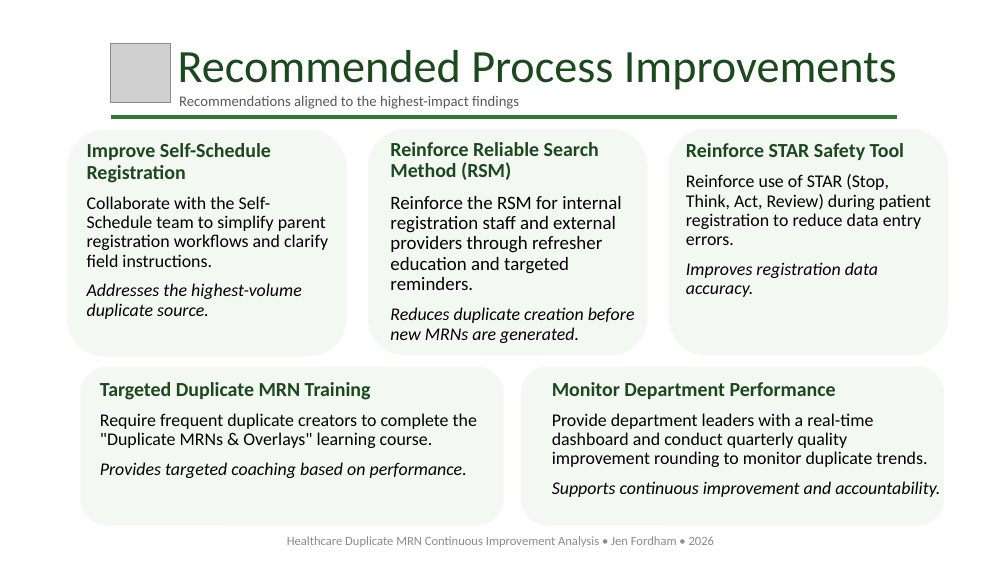
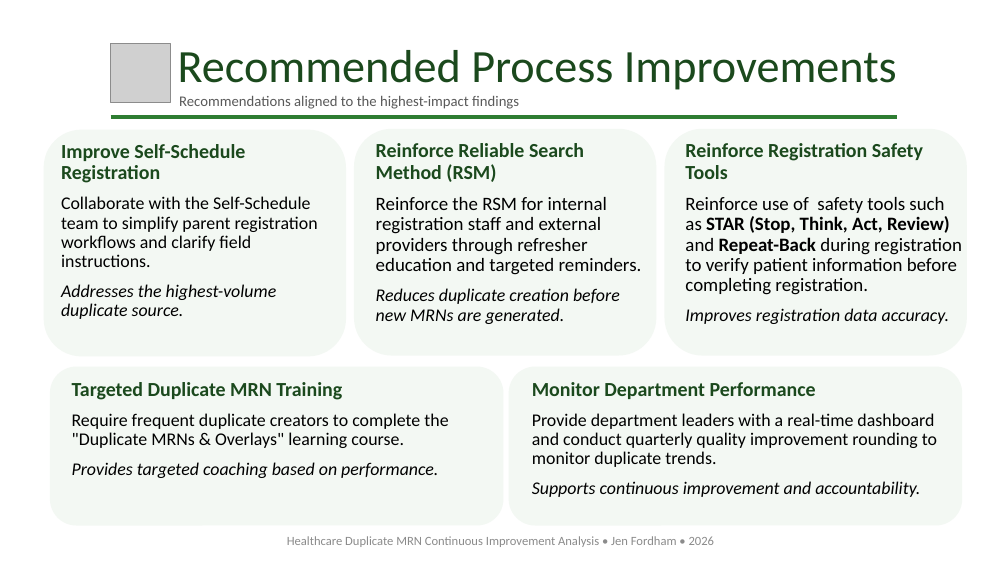
Before and after one commit to JenFordham/healthcare-duplicate-mrn-analysis, a slide deck: slide 7 of presentation/Healthcare Duplicate MRN Continuous Improvement Analysis.pptx. Drawn at 1008x567 pixels with LibreOffice and Linux fonts; fonts in the diff are those of the drawing; grey boxes stand for pictures. Boxes give left, top, right and bottom in pixels: in the first picture for what was removed or moved away, otherwise in the second. Text is boxed around its words. In the diff, an @@ line names an element or a change of style, - is before the commit and + after.

Commit message:
Updated presentation

```diff
--- a/presentation/Healthcare Duplicate MRN Continuous Improvement Analysis.pptx
+++ b/presentation/Healthcare Duplicate MRN Continuous Improvement Analysis.pptx
@@ rounded rectangle: place and size @@
-rounded rectangle at (67,130,347,357)
+rounded rectangle at (44,130,346,357)
@@ text "Improve Self-Schedule Registration" rewrapped from (87,143,328,319) to (61,144,318,319) @@
@@ rounded rectangle: place and size @@
-rounded rectangle at (368,129,648,355)
+rounded rectangle at (354,129,656,355)
@@ text "Reinforce Reliable Search Method (RSM)" rewrapped from (390,142,635,343) to (376,143,642,324) @@
@@ rounded rectangle: place and size @@
-rounded rectangle at (668,129,948,355)
+rounded rectangle at (665,129,967,355)
@@ text at (685,143,962,295): text changed; size 17 to 18 pt @@
-Reinforce STAR Safety Tool
-Reinforce use of STAR (Stop, Think, Act, Review) during patient registration to reduce data entry errors.
+Reinforce Registration Safety Tools
+Reinforce use of safety tools such as STAR (Stop, Think, Act, Review) and Repeat-Back during registration to verify patient information before completing registration.
@@ rounded rectangle: place and size @@
-rounded rectangle at (80,367,504,526)
+rounded rectangle at (50,367,504,526)
@@ text "Targeted Duplicate MRN Training": place and size @@
-text "Targeted Duplicate MRN Training" at (100,382,477,478)
+text "Targeted Duplicate MRN Training" at (72,382,448,478)
@@ rounded rectangle: place and size @@
-rounded rectangle at (521,367,944,526)
+rounded rectangle at (509,367,963,526)
@@ text "Monitor Department Performance" rewrapped from (552,382,940,497) to (532,382,937,497) @@
```
Also in this commit, not shown: 2 other files.
